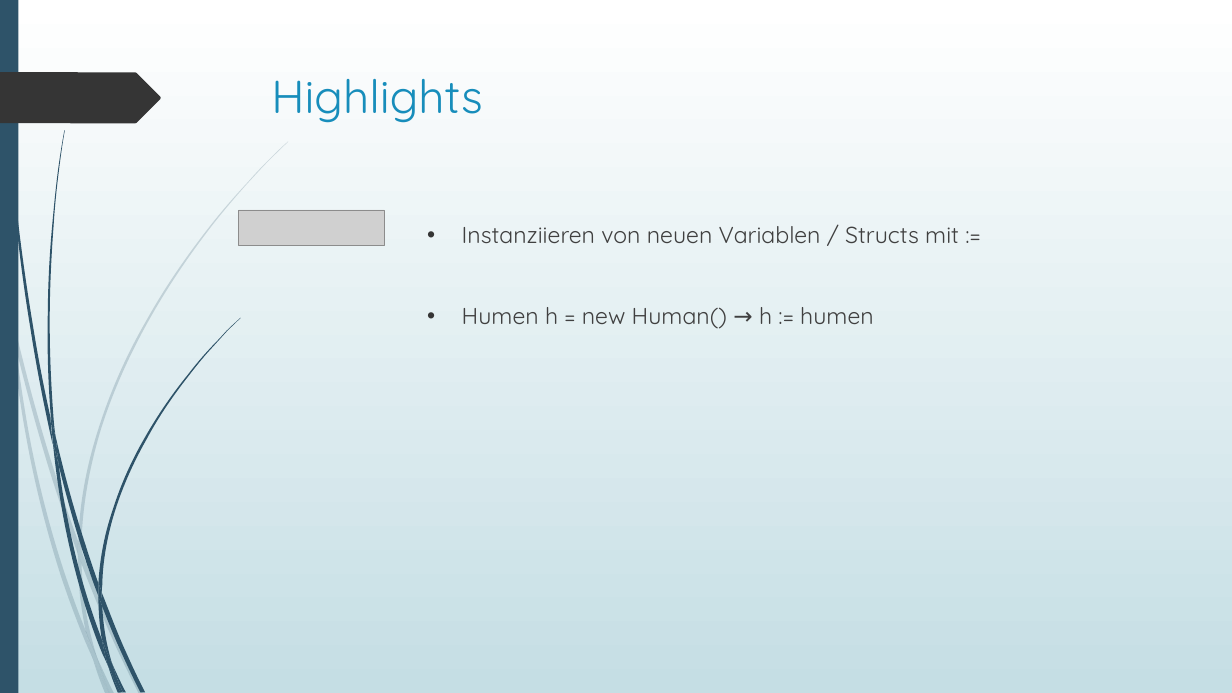
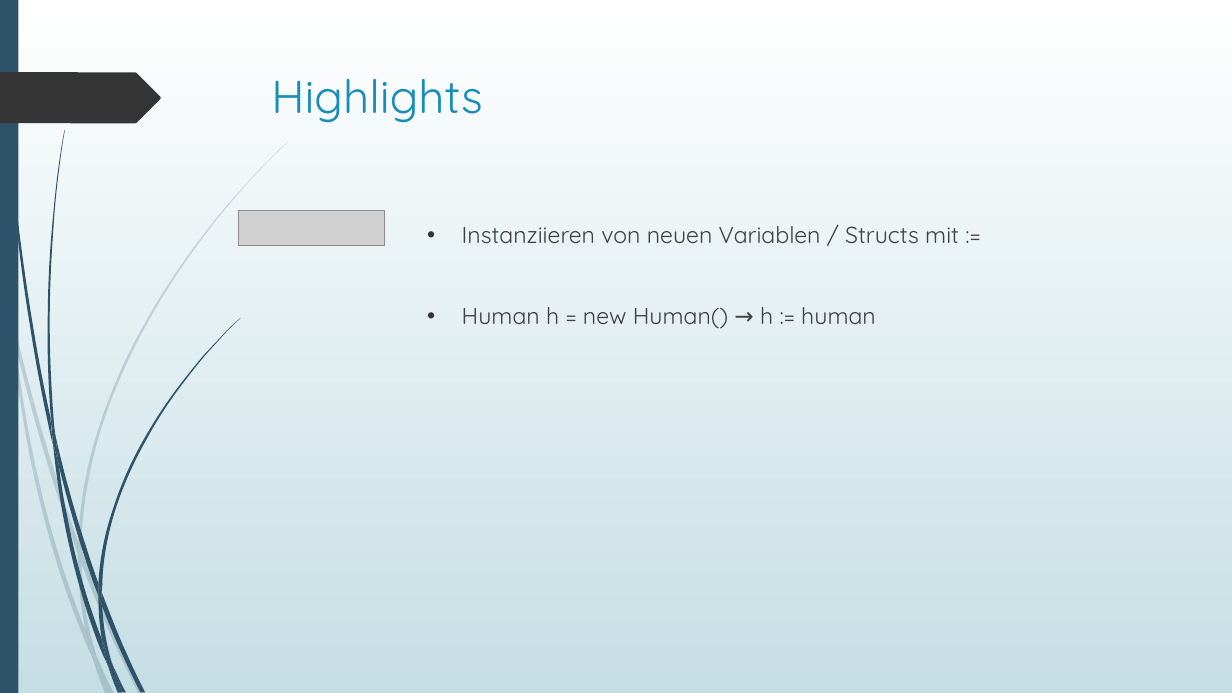
Before and after one commit to Sectan/GolangPCP, a slide deck: slide 10 of Go.pptx (slide 11 before the commit). Drawn at 1232x693 pixels with LibreOffice and Linux fonts; fonts in the diff are those of the drawing; grey boxes stand for pictures. Boxes give left, top, right and bottom in pixels: in the first picture for what was removed or moved away, otherwise in the second. Text is boxed around its words. In the diff, an @@ line names an element or a change of style, - is before the commit and + after.

```diff
--- a/Go.pptx
+++ b/Go.pptx
@@ text at (462, 307, 876, 329): text changed @@
-• Humen h = new Human() → h := humen
+• Human h = new Human() → h := human
```
Also in this commit, not shown: 2 other slides changed, 1 slide removed, 1 other file.
